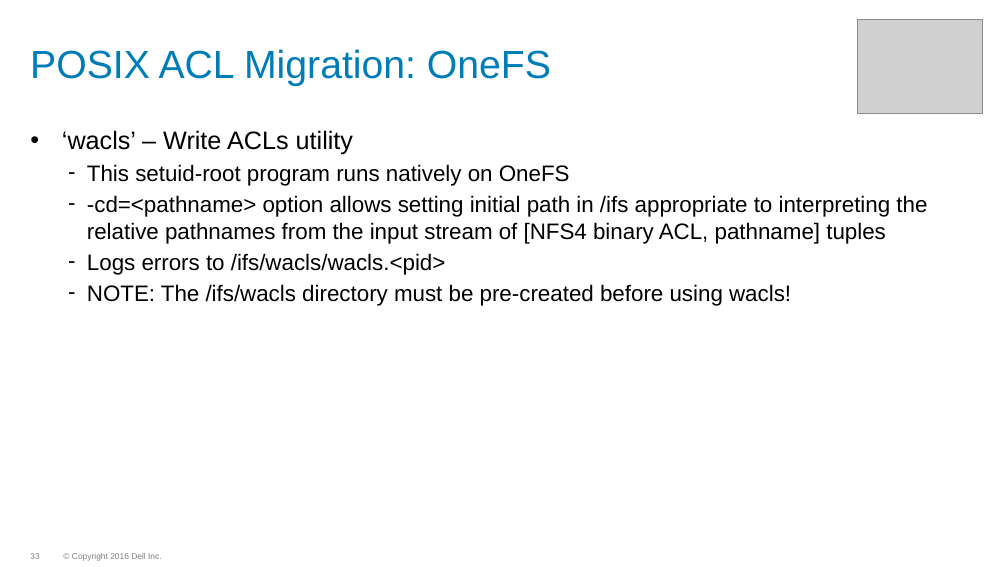
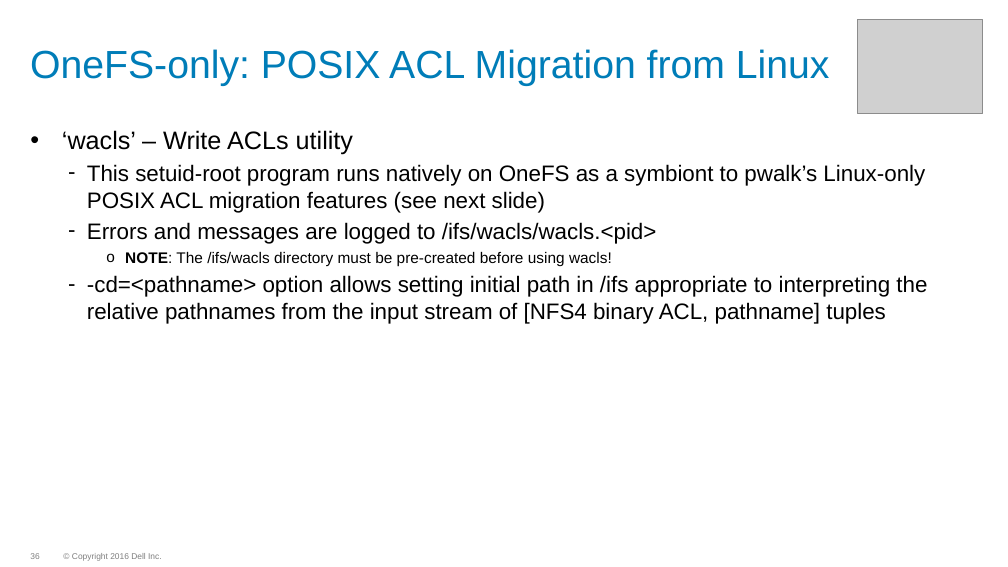
Before and after one commit to WhizBob/pwalk, a slide deck: slide 36 of doc/pwalk_slides.pptx (slide 33 before the commit). Drawn at 1008x567 pixels with LibreOffice and Linux fonts; fonts in the diff are those of the drawing; grey boxes stand for pictures; background and template pictures are left out. Boxes give left, top, right and bottom in pixels: in the first picture for what was removed or moved away, otherwise in the second. Text is boxed around its words. In the diff, an @@ line names an element or a change of style, - is before the commit and + after.

```diff
--- a/doc/pwalk_slides.pptx
+++ b/doc/pwalk_slides.pptx
@@ title at box(30, 49, 830, 86): text changed @@
-POSIX ACL Migration: OneFS
+OneFS-only: POSIX ACL Migration from Linux
@@ text at box(87, 164, 925, 266): text changed @@
-  – This setuid-root program runs natively on OneFS
+  – This setuid-root program runs natively on OneFS as a symbiont to pwalk’s Linux-only POSIX ACL migration features (see next slide)
+  – Errors and messages are logged to /ifs/wacls/wacls.<pid>
+    o NOTE: The /ifs/wacls directory must be pre-created before using wacls!
@@ text at box(87, 253, 791, 306): paragraphs removed @@
-  – Logs errors to /ifs/wacls/wacls.<pid>
-  – NOTE: The /ifs/wacls directory must be pre-created before using wacls!
```
Also in this commit, not shown: 17 other slides changed, 8 slides added, 11 other files.
